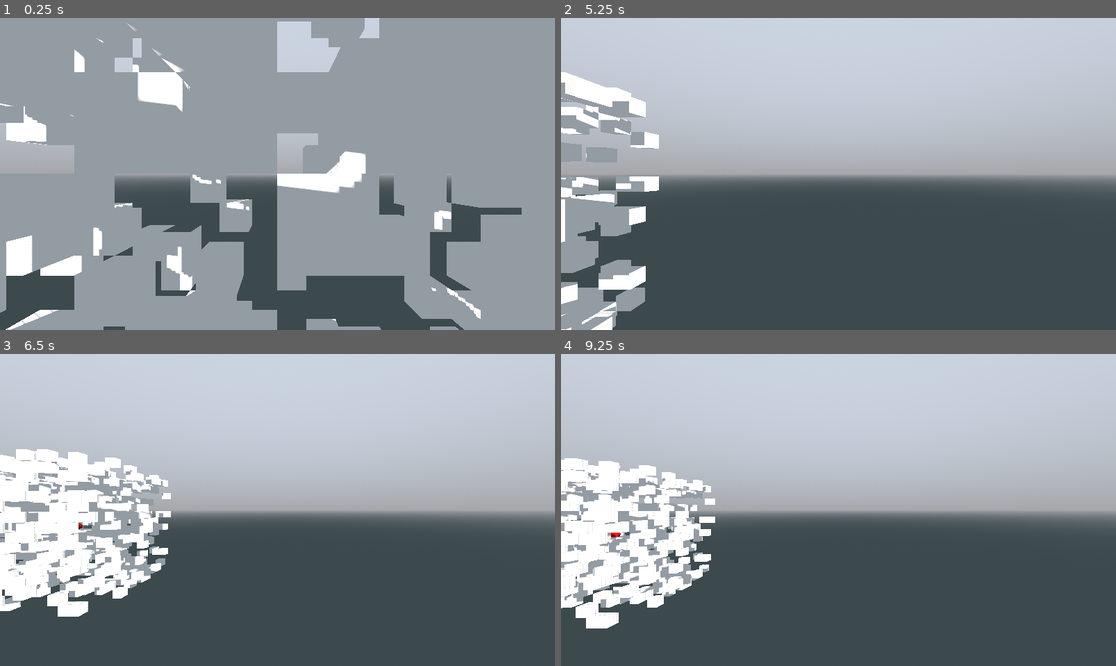
Above: before the commit, frames 1-4 (two rows, left to right).
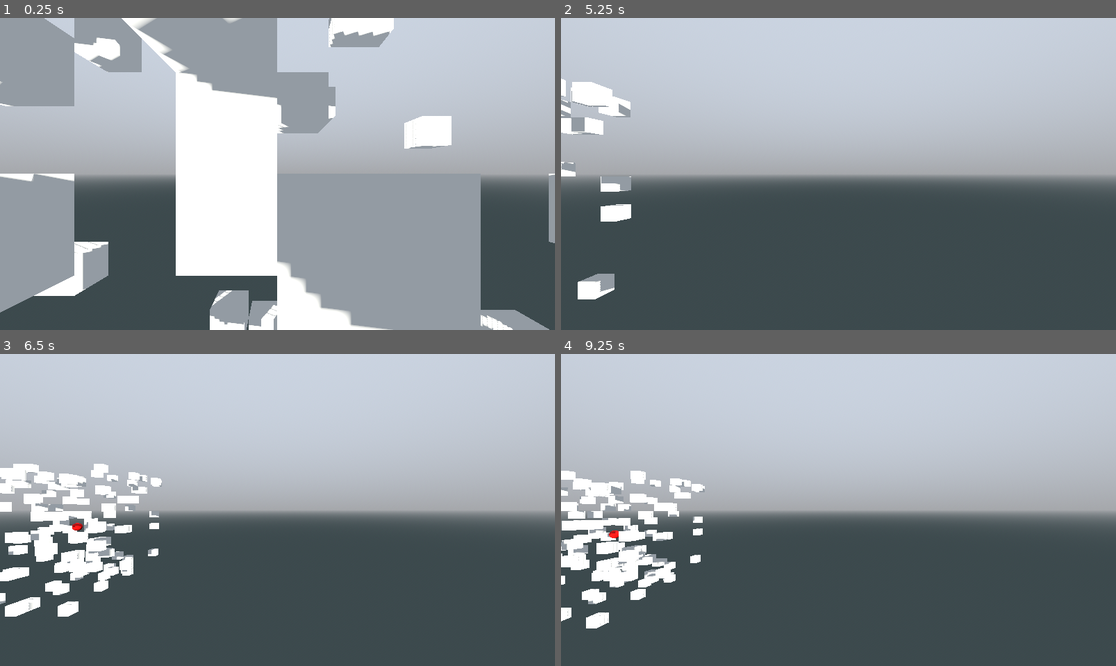
Above: after the commit, the same moments.

Repository: pixerhp/Hatchetflair
Game: Godot game, scene res://topscenes/gameplay_topscene.tscn
Same seed, same stepped clock (60 frames per second), same inputs: the game is played once before the commit and once after it.
Inputs (mouse positions are in pixels of both pictures, inside the frame that each line leads up to):
- Up to frame 1 (0.25 s): no input
- Up to frame 2 (5.25 s): move the mouse to (960, 158) at 0.52 s; hold D (move_right) 0.53-1.28 s; hold Shift (speed_faster) 0.53-1.28 s; click (960, 158) at 0.67 s; move the mouse to (727, 189) at 1.27 s; hold S (move_backwards) 1.28-2.03 s; tap Ctrl (speed_slower) at 1.35, 2.85, 4.35 s; tap Enter at 2, 3.5, 5 s; move the mouse to (894, 105) at 2.02 s; hold D (move_right) 2.03-2.78 s; hold Shift (speed_faster) 2.03-2.78 s; tap Space (move_jump_up) at 2.75, 4.25 s; move the mouse to (810, 236) at 2.77 s; hold W (move_forwards) 2.78-3.53 s; click (810, 236) at 2.92 s; move the mouse to (1005, 220) at 3.52 s; hold Shift (speed_faster) 3.53-4.28 s; hold A (move_left) 3.53-5.03 s; move the mouse to (672, 127) at 4.27 s; move the mouse to (866, 174) at 5.02 s; hold S (move_backwards) from 5.03 s (still down); hold Shift (speed_faster) from 5.03 s (still down); click (866, 174) at 5.17 s
- Up to frame 3 (6.5 s): move the mouse to (194, 432) at 5.77 s; release S (move_backwards) at 5.78 s; release Shift (speed_faster) at 5.78 s; hold D (move_right) from 5.78 s (still down); tap Ctrl (speed_slower) at 5.85 s
- Up to frame 4 (9.25 s): move the mouse to (960, 494) at 6.52 s; release D (move_right) at 6.53 s; hold W (move_forwards) 6.53-7.28 s; hold Shift (speed_faster) 6.53-7.28 s; move the mouse to (727, 525) at 7.27 s; hold D (move_right) 7.28-8.03 s; tap Ctrl (speed_slower) at 7.35, 8.85 s; click (727, 525) at 7.42 s; tap Space (move_jump_up) at 8 s; move the mouse to (894, 441) at 8.02 s; hold S (move_backwards) 8.03-8.78 s; hold Shift (speed_faster) 8.03-8.78 s; move the mouse to (810, 572) at 8.77 s; hold A (move_left) from 8.78 s (still down)

The runs differ from the first frame. In frame 1, 62% of the frame differs, in the area x 0-100%, y 0-100%; in frame 2, 7.6%; in frame 3, 8.9%; in frame 4, 7.6%.

Commit message:
Reduce cubes amount

Diff:
--- a/scripts/tchunks_manager.gd
+++ b/scripts/tchunks_manager.gd
@@ -52,7 +52,7 @@
 	func randomize_tiles():
 		tile_shapes.fill(TILE_SHAPE.EMPTY)
 		for i in range(TCHUNK_T):
-			if randi_range(0, 6) == 0:
+			if randi_range(0, 36) == 0:
 				tile_shapes[i] = TILE_SHAPE.TESS_CUBE
 
 	func unmesh():
